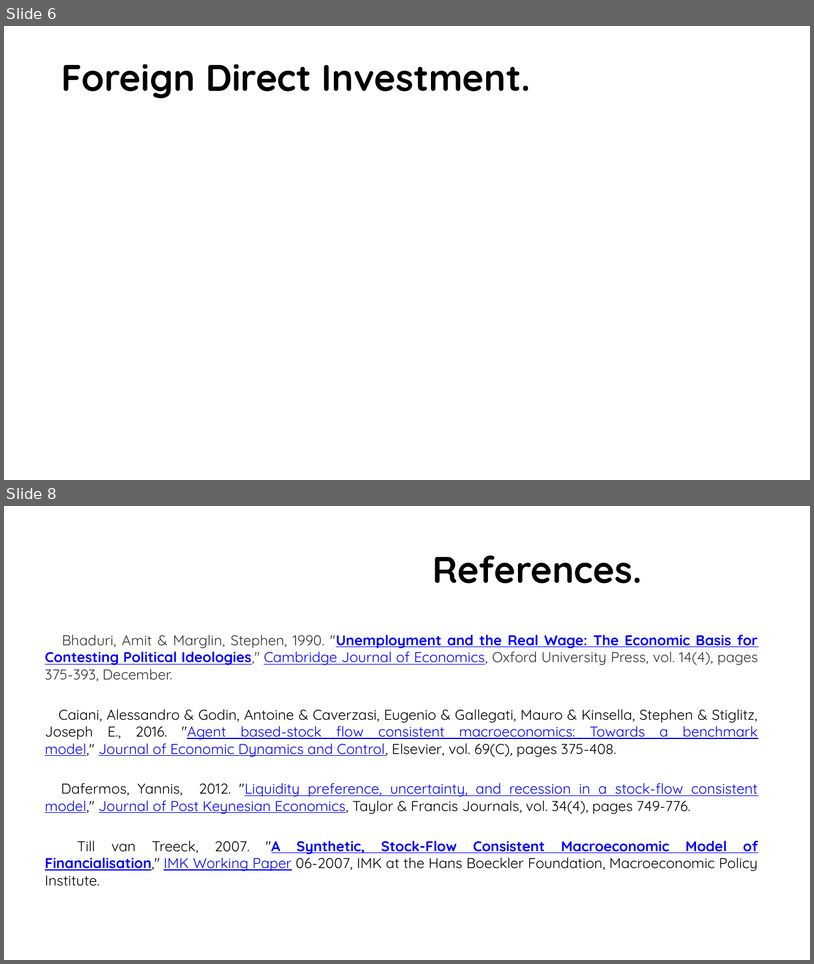
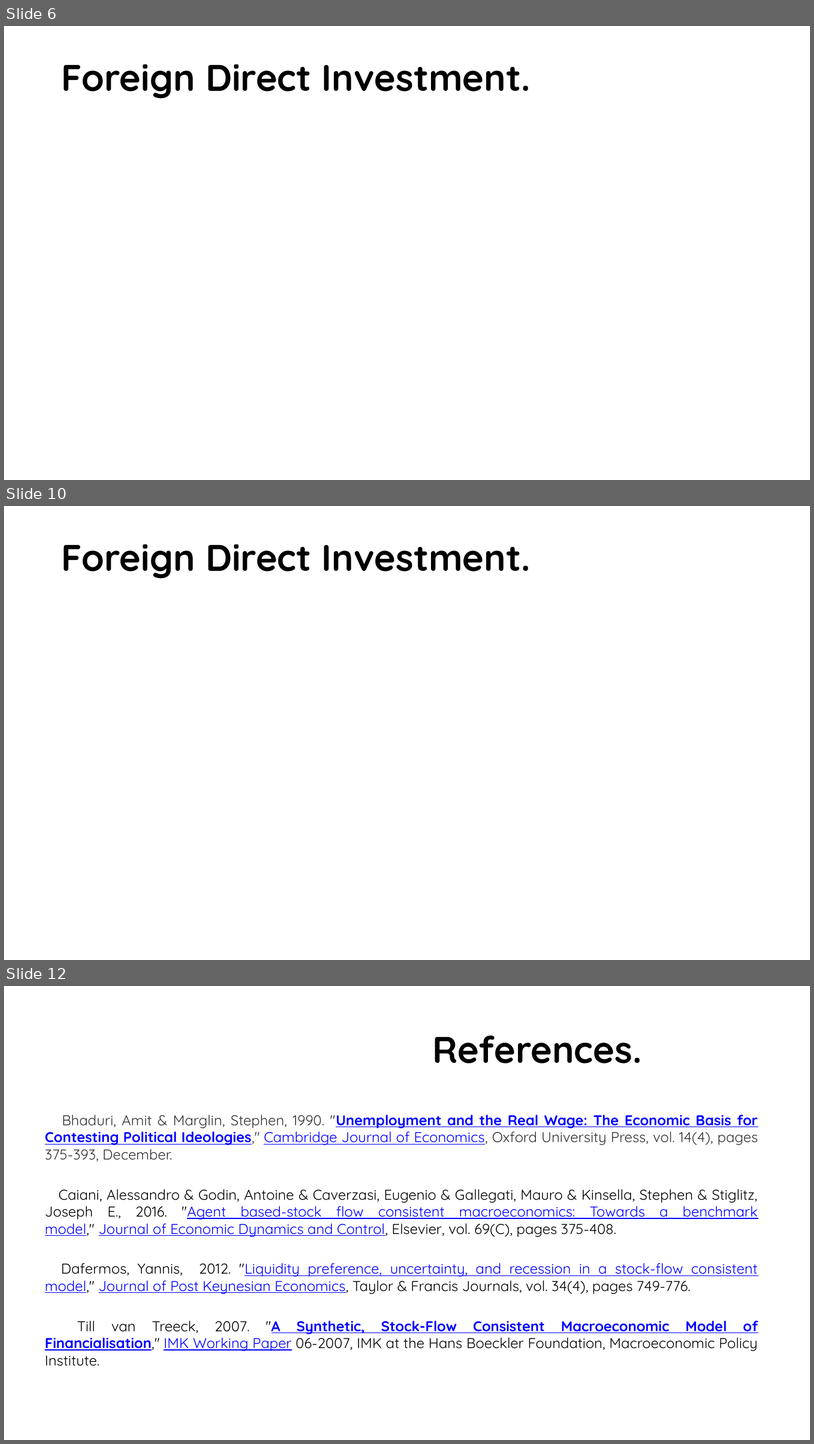
Before and after one commit to jhanandrade/AFD-Project, a slide deck: Documentos/Modelling Colombia Economy- Stock-Flow Consistent Prototype Growth Model.pptx. Shown one above the other, each under a label of ours: slides 6 and 8 before the commit, slides 6, 10 and 12 after it; the slides between them are not shown. The pictures are 814x964 and 814x1444 pixels, drawn with LibreOffice and Linux fonts; fonts in the diff are those of the drawing; grey boxes stand for pictures; background and template pictures are left out. Boxes give left, top, right and bottom in pixels: in the first picture for what was removed or moved away, otherwise in the second. Text is boxed around its words. In the diff, an @@ line names an element or a change of style, - is before the commit and + after.

Commit message:
Update Slides

```diff
--- a/Documentos/Modelling Colombia Economy- Stock-Flow Consistent Prototype Growth Model.pptx
+++ b/Documentos/Modelling Colombia Economy- Stock-Flow Consistent Prototype Growth Model.pptx
@@ slide 10 added at (4,506,810,960), background #FFFFFF @@
@@ title added at (62,544,531,579), 44 pt, text #000000, bold @@
+Foreign Direct Investment.
@@ what was slide 8 is now slide 12 @@
```
Also in this commit, not shown: 4 other slides added, 1 slide removed.
